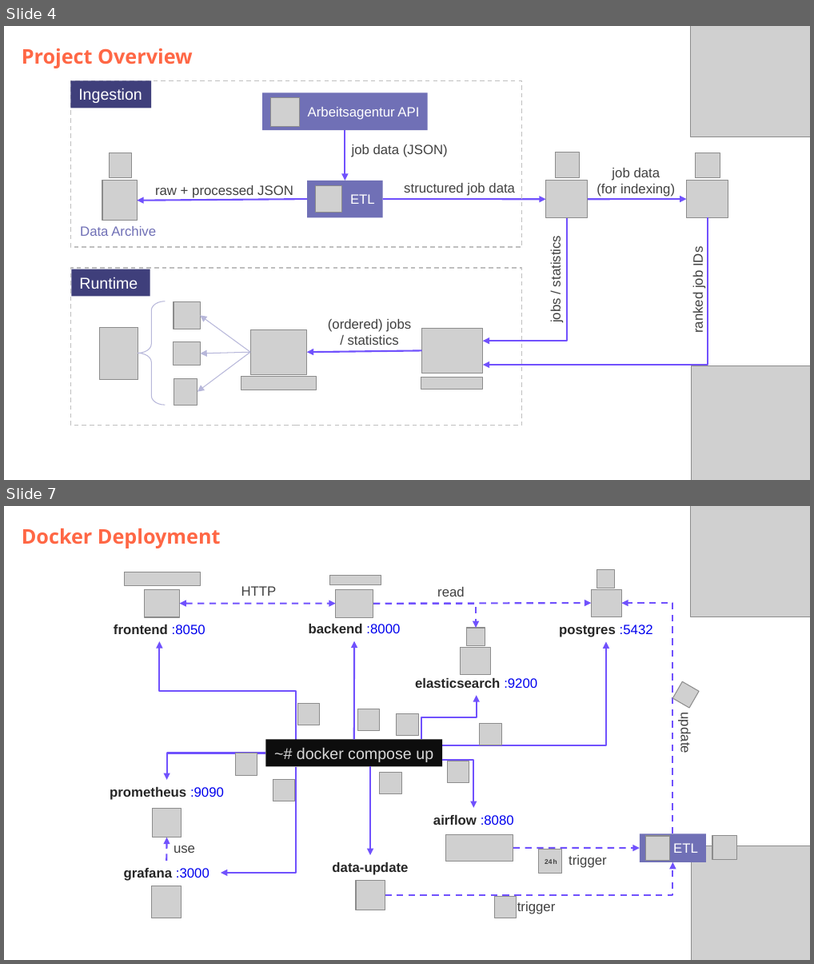
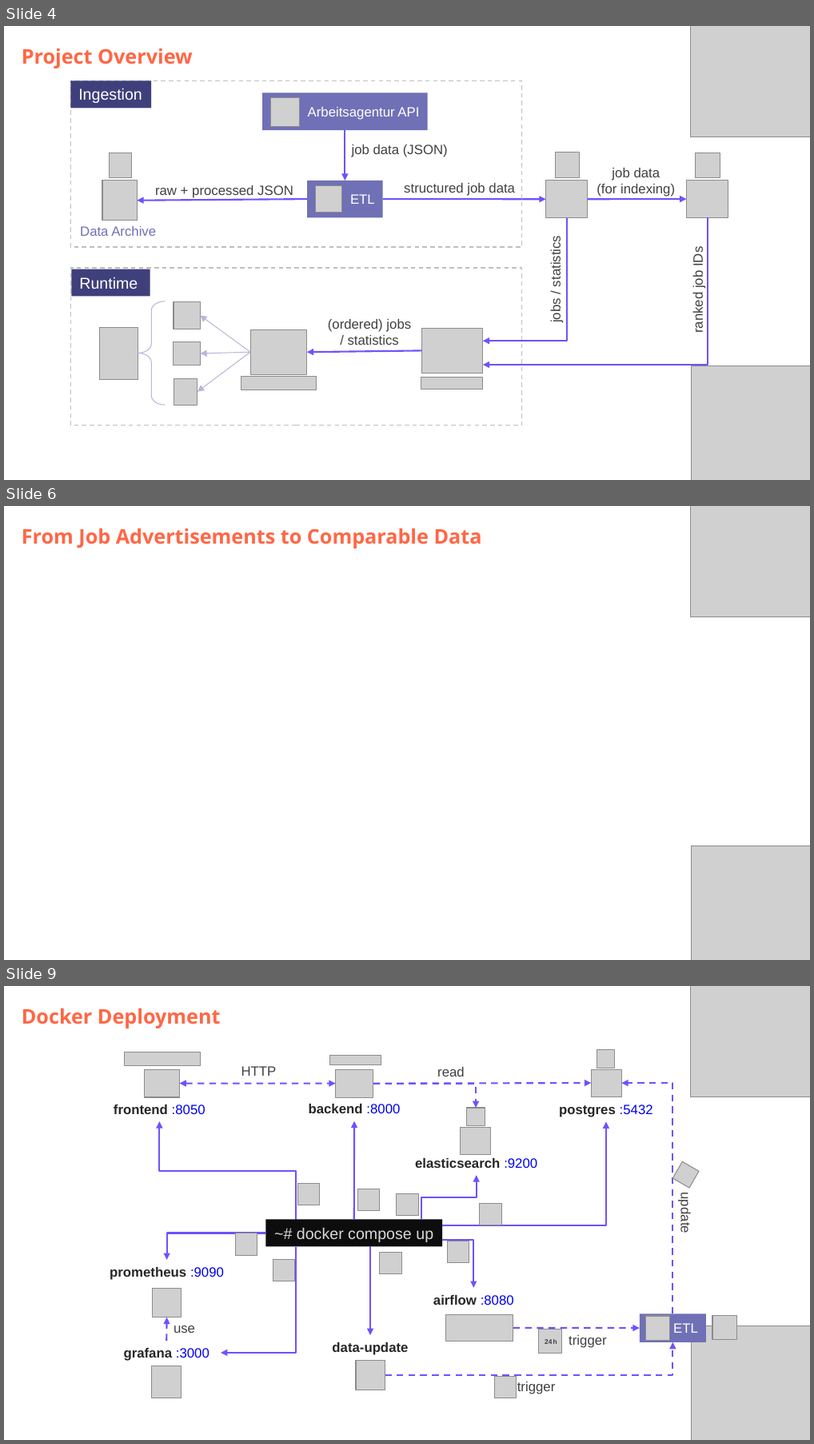
Before and after one commit to DataScientest-Studio/jun26bde-job-market, a slide deck: docs/defence/Defence.pptx. Shown one above the other, each under a label of ours: slides 4 and 7 before the commit, slides 4, 6 and 9 after it; the slides between them are not shown. The pictures are 814x964 and 814x1444 pixels, drawn with LibreOffice and Linux fonts; fonts in the diff are those of the drawing; grey boxes stand for pictures; background and template pictures are left out. Boxes give left, top, right and bottom in pixels: in the first picture for what was removed or moved away, otherwise in the second. Text is boxed around its words. In the diff, an @@ line names an element or a change of style, - is before the commit and + after.

```diff
--- a/docs/defence/Defence.pptx
+++ b/docs/defence/Defence.pptx
@@ slide 6 added at [4, 506, 810, 960], background #FFFFFF @@
@@ subtitle added at [22, 528, 482, 548], 18 pt, text #FF6745, bold @@
+From Job Advertisements to Comparable Data
@@ picture added at [691, 506, 810, 617] @@
@@ picture added at [691, 845, 810, 960] @@
@@ what was slide 7 is now slide 9 @@
```
Also in this commit, not shown: 4 slides changed, 6 other slides added, 2 slides removed, 8 other files.
